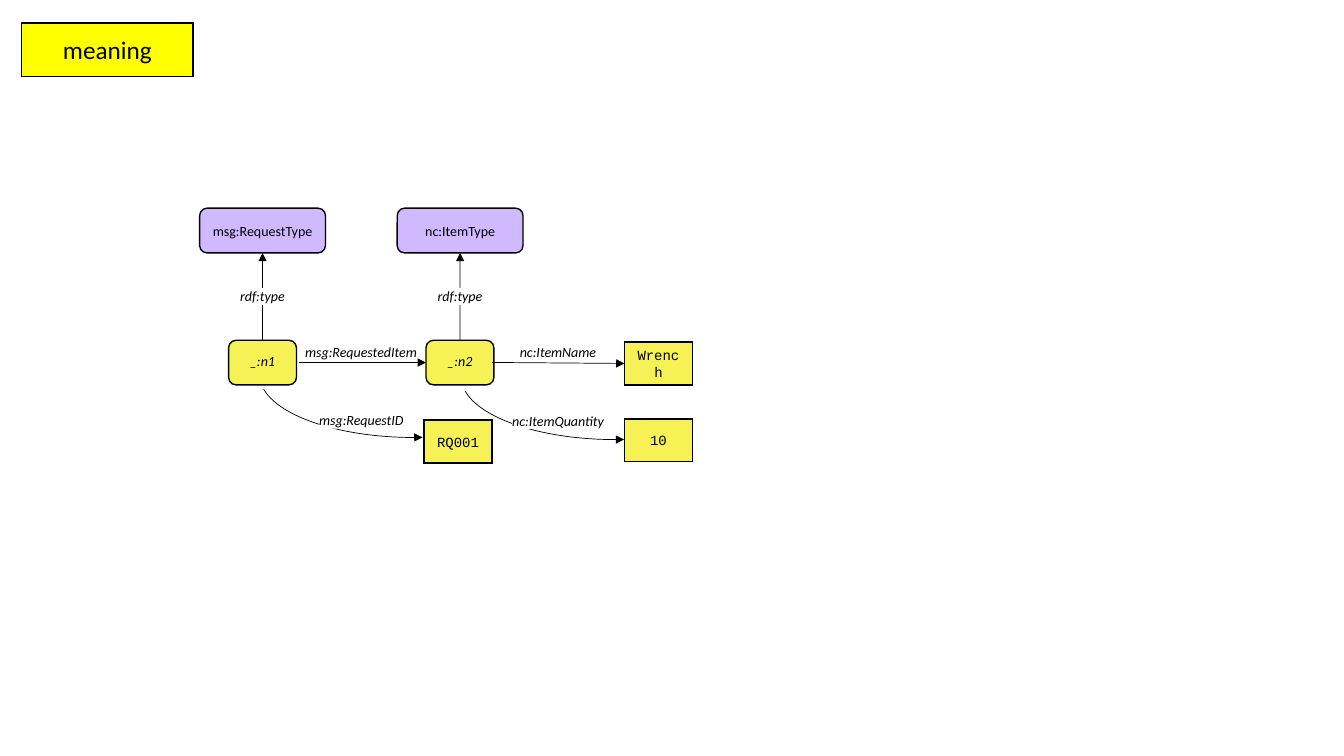
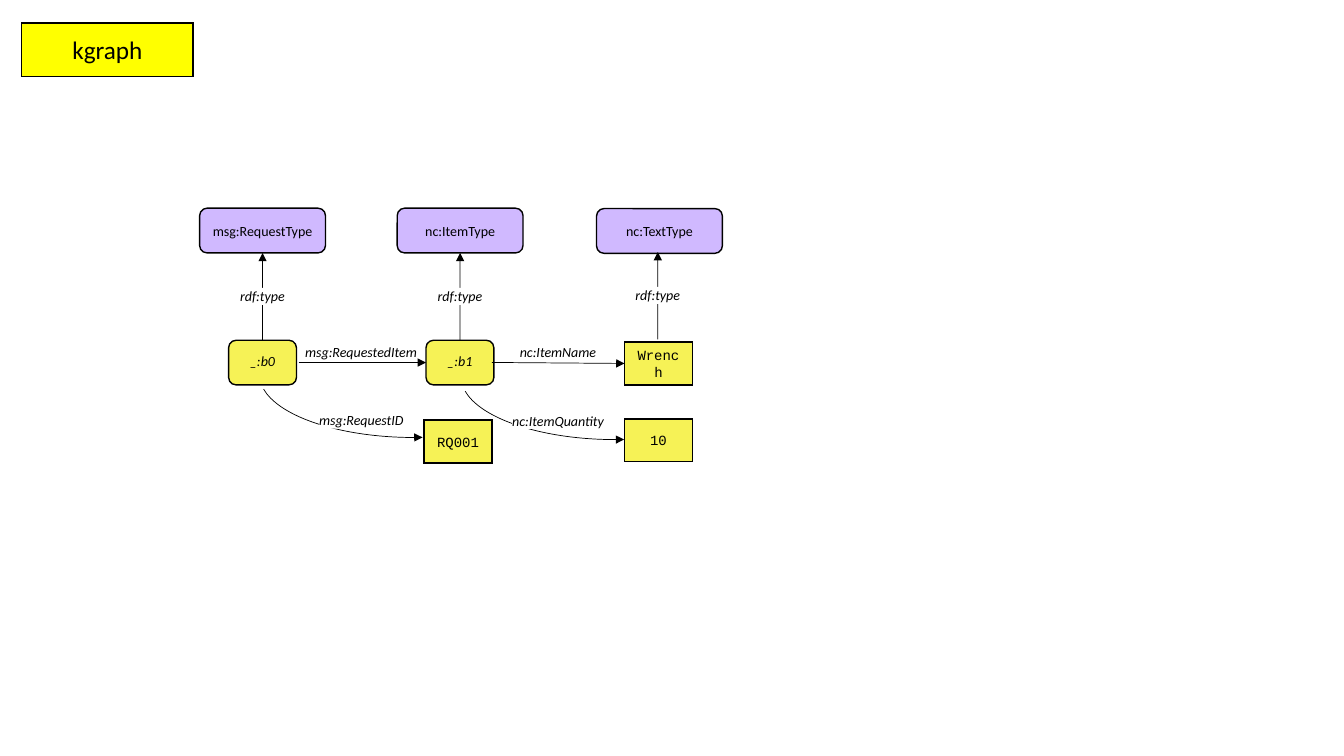
Before and after one commit to niemopen/niem-naming-design-rules, a slide deck: slide 6 of pptx/figures.pptx. Drawn at 1344x756 pixels with LibreOffice and Linux fonts; fonts in the diff are those of the drawing. Boxes give left, top, right and bottom in pixels: in the first picture for what was removed or moved away, otherwise in the second. Text is boxed around its words. In the diff, an @@ line names an element or a change of style, - is before the commit and + after.

```diff
--- a/pptx/figures.pptx
+++ b/pptx/figures.pptx
@@ text in rectangle at [72,41,142,64]: text changed @@
-meaning
+kgraph
@@ rounded rectangle added at [597,209,723,253], fill #D0B9FF, outline #000000 1 pt, 10 pt, text #000000 @@
+nc:TextType
@@ arrow added from (658, 340) to (658, 252), #000000 0.5 pt @@
@@ text added at [635,290,680,305], 10 pt, text #000000, italic @@
+rdf:type
@@ text in rounded rectangle at [250,356,275,368]: text changed @@
-_:n1
+_:b0
@@ text in rounded rectangle at [447,356,472,368]: text changed @@
-_:n2
+_:b1
```
Also in this commit, not shown: 4 other files.
